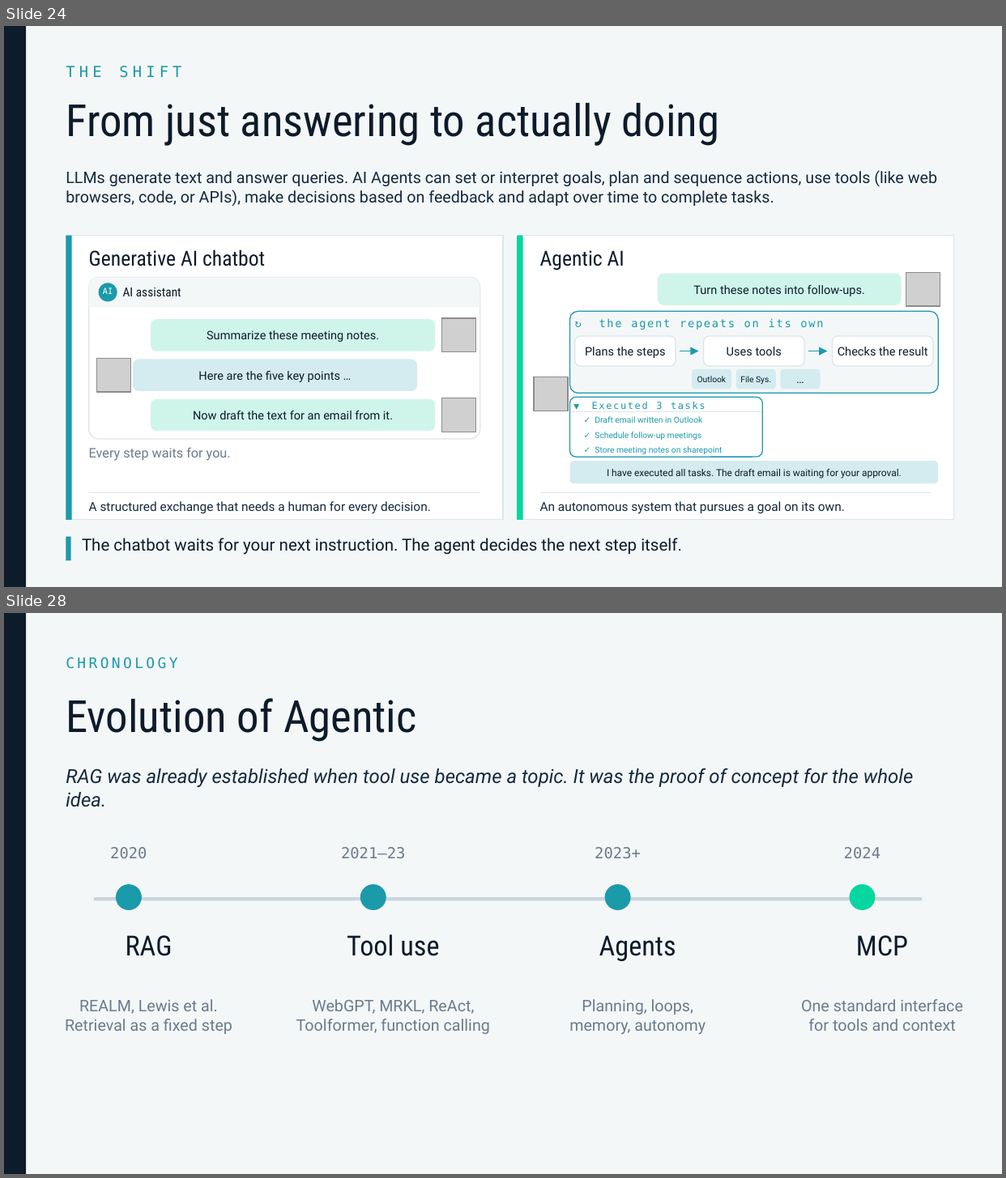
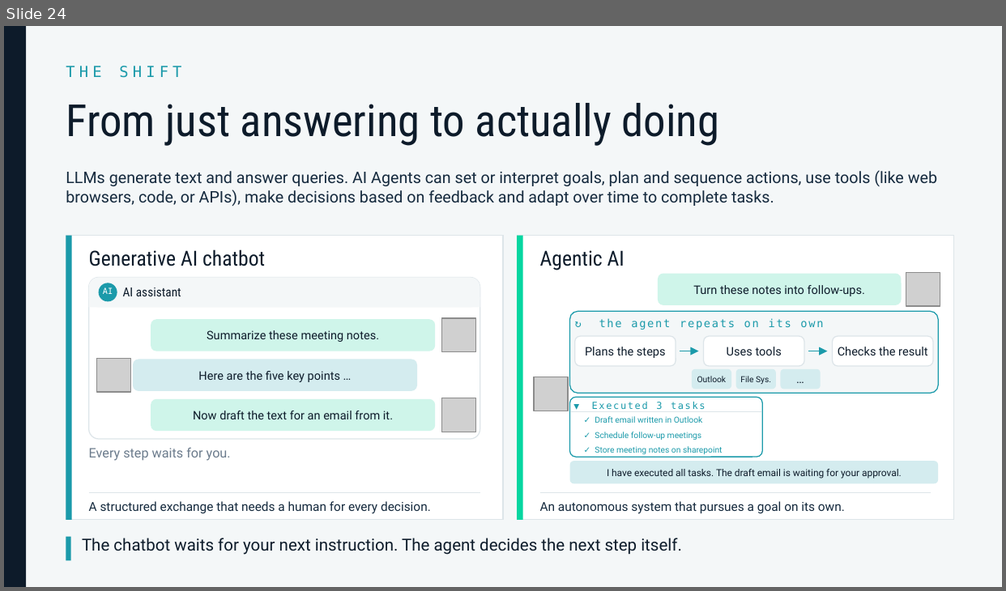
Before and after one commit to lukasroedl/ai-terminology-hell, a slide deck: ai-terminology-hell.pptx. Shown one above the other, each under a label of ours: slides 24 and 28 before the commit, slide 24 after it; the slides between them are not shown. The pictures are 1006x1178 and 1006x591 pixels, drawn with LibreOffice and Linux fonts; fonts in the diff are those of the drawing; grey boxes stand for pictures. Boxes give left, top, right and bottom in pixels: in the first picture for what was removed or moved away, otherwise in the second. Text is boxed around its words. In the diff, an @@ line names an element or a change of style, - is before the commit and + after.

```diff
--- a/ai-terminology-hell.pptx
+++ b/ai-terminology-hell.pptx
@@ slide 28 removed at (4,613,1002,1174), background #F4F7F8 @@
@@ rectangle removed at (4,613,26,1174) @@
@@ text removed at (66,657,177,669) @@
-CHRONOLOGY
@@ text removed at (66,698,417,742) @@
-Evolution of Agentic
@@ text removed at (66,768,914,807) @@
-RAG was already established when tool use became a topic. It was the proof of concept for the whole idea.
@@ text removed at (110,847,147,858) @@
-2020
@@ text removed at (341,847,405,858) @@
-2021–23
@@ text removed at (594,847,641,858) @@
-2023+
@@ text removed at (844,847,880,858) @@
-2024
@@ rectangle removed at (94,897,922,901) @@
@@ ellipse removed at (116,884,142,910) @@
@@ ellipse removed at (360,884,386,910) @@
@@ ellipse removed at (605,884,631,910) @@
@@ ellipse removed at (850,884,876,910) @@
@@ text removed at (126,935,172,956) @@
-RAG
@@ text removed at (347,935,439,956) @@
-Tool use
@@ text removed at (599,935,676,961) @@
-Agents
@@ text removed at (856,935,908,956) @@
-MCP
@@ text removed at (65,999,232,1034) @@
-REALM, Lewis et al.
-Retrieval as a fixed step
@@ text removed at (296,999,490,1034) @@
-WebGPT, MRKL, ReAct,
-Toolformer, function calling
@@ text removed at (569,999,705,1034) @@
-Planning, loops,
-memory, autonomy
@@ text removed at (801,999,963,1031) @@
-One standard interface
-for tools and context
```
Also in this commit, not shown: 4 slides changed, 11 slides added, 8 other slides removed, 20 other files.
